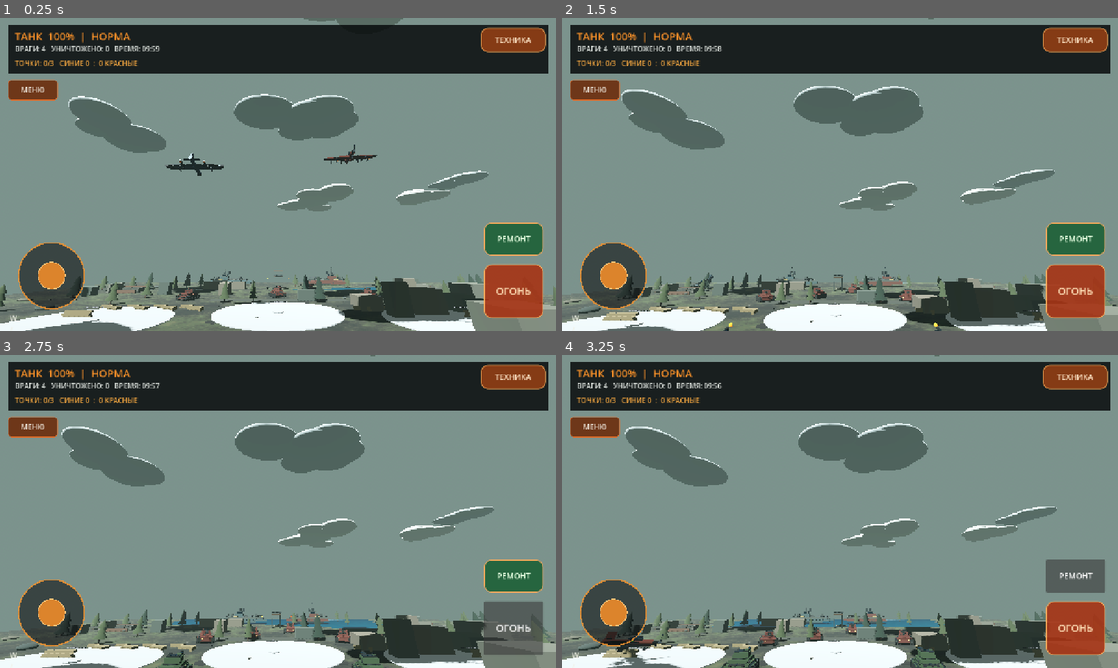
Above: before the commit, frames 1-4 (two rows, left to right).
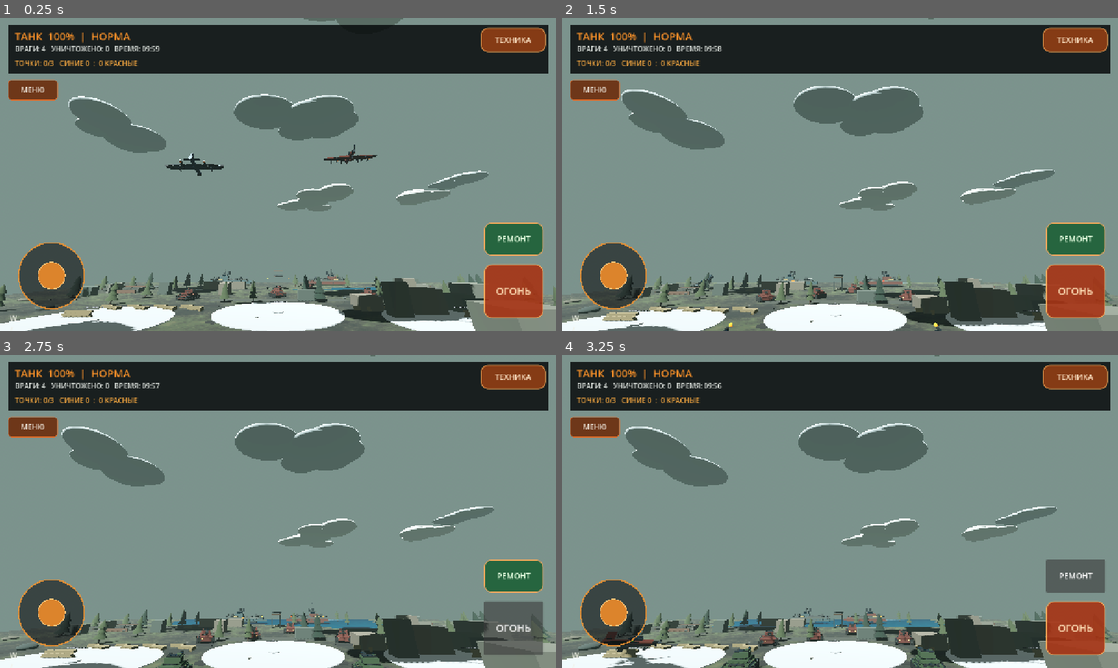
Above: after the commit, the same moments.

Repository: p87010834-ai/WAR-BATTLE-MOBILE
Game: Godot game, scene res://scenes/main.tscn
Same seed, same stepped clock (60 frames per second), same inputs: the game is played once before the commit and once after it.
Inputs (mouse positions are in pixels of both pictures, inside the frame that each line leads up to):
- Up to frame 1 (0.25 s): no input
- Up to frame 2 (1.5 s): tap Enter at 0.5 s; drag from (612, 274) to (895, 105) at 0.52 s; drag from (728, 190) to (812, 237) at 1.27 s
- Up to frame 3 (2.75 s): click "ОГОНЬ" at 2 s
- Up to frame 4 (3.25 s): click "РЕМОНТ" at 2.75 s

The runs differ from the first frame. In frame 1, 0.4% of the frame differs, in the area x 0-87%, y 28-100%; in frame 2, 0.4%; in frame 3, 0.4%; in frame 4, 0.5%, in the area x 3-100%, y 25-100%.

Commit message:
Add mobile-tuned ambient occlusion and improve directional shadows

Diff:
--- a/godot/scripts/main.gd
+++ b/godot/scripts/main.gd
@@ -167,7 +167,14 @@
 	env.fog_density = 0.0018
 	env.glow_enabled = true
 	env.glow_intensity = 0.28
-	env.glow_strength = 0.55
+	env.glow_strength = 0.38
+	env.ssao_enabled = true
+	env.ssao_radius = 1.6
+	env.ssao_intensity = 1.35
+	env.ssao_power = 1.25
+	env.ssil_enabled = true
+	env.ssil_radius = 3.0
+	env.ssil_intensity = 0.55
 	world_env.environment = env
 	add_child(world_env)
 
@@ -178,6 +185,9 @@
 	sun.shadow_enabled = true
 	sun.directional_shadow_mode = DirectionalLight3D.SHADOW_PARALLEL_4_SPLITS
 	sun.directional_shadow_max_distance = 115.0
+	sun.directional_shadow_fade_start = 0.82
+	sun.shadow_bias = 0.035
+	sun.shadow_normal_bias = 1.1
 	add_child(sun)
 
 	var ground := StaticBody3D.new()
